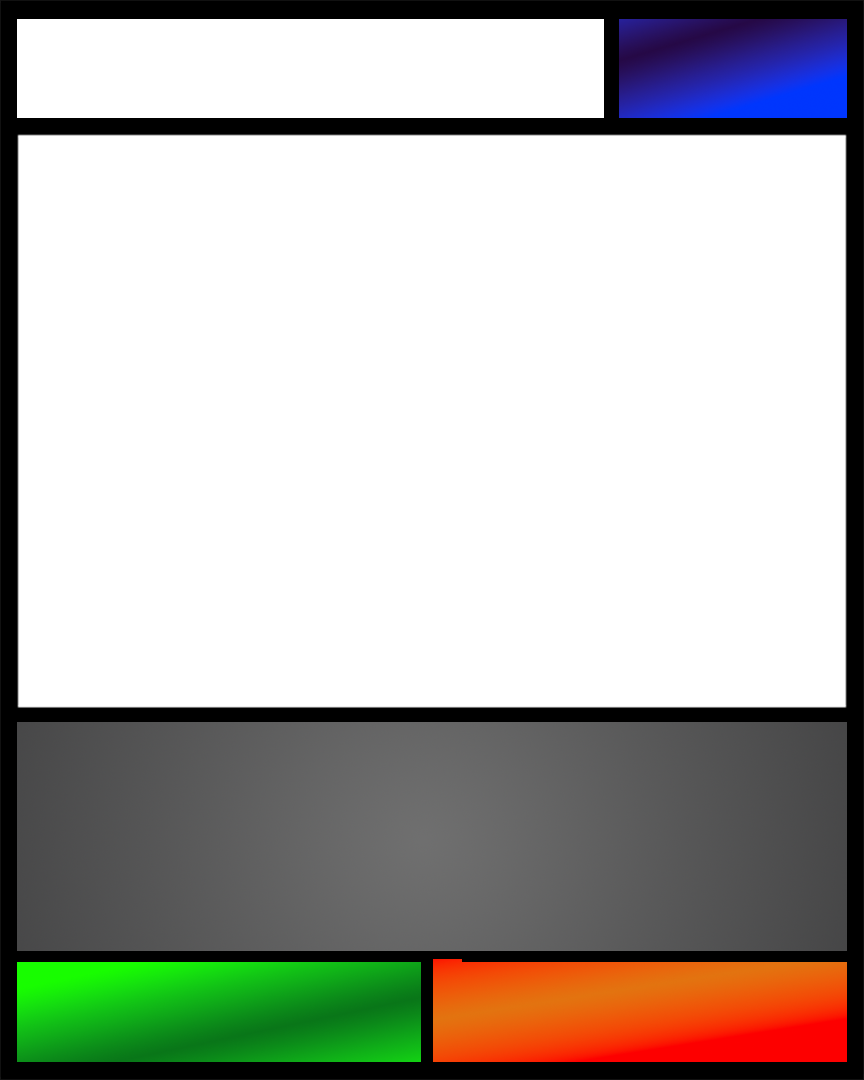
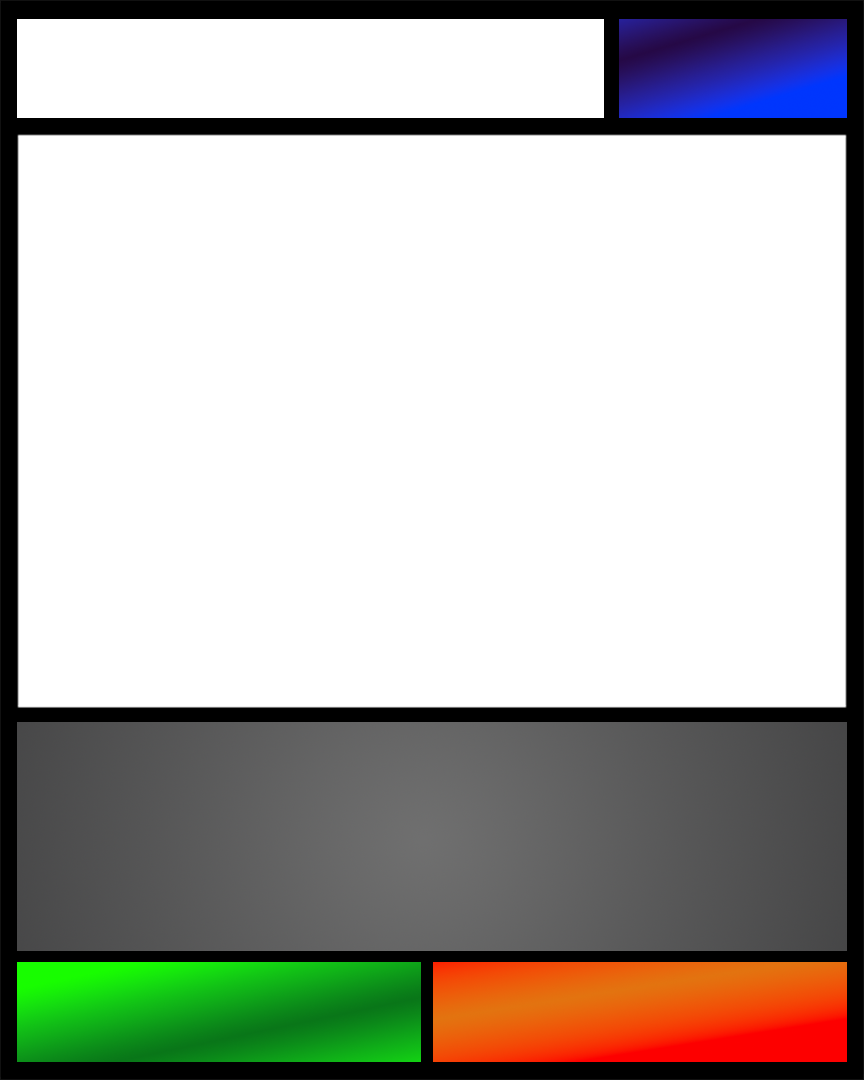
Comparing the layer stacks of the two w=864, h=1080 images. Changes:
renamed "Linie 17" to "Card", painted on it over [433, 959, 462, 962]
